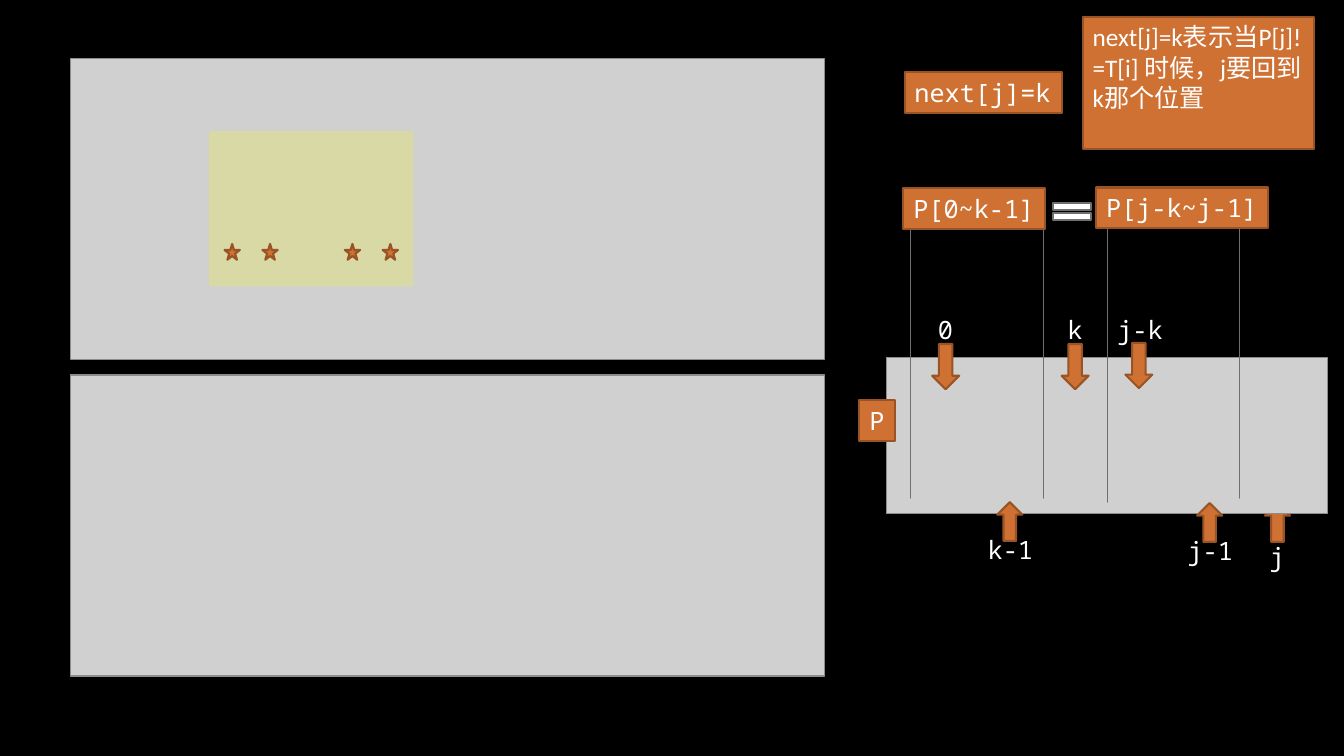
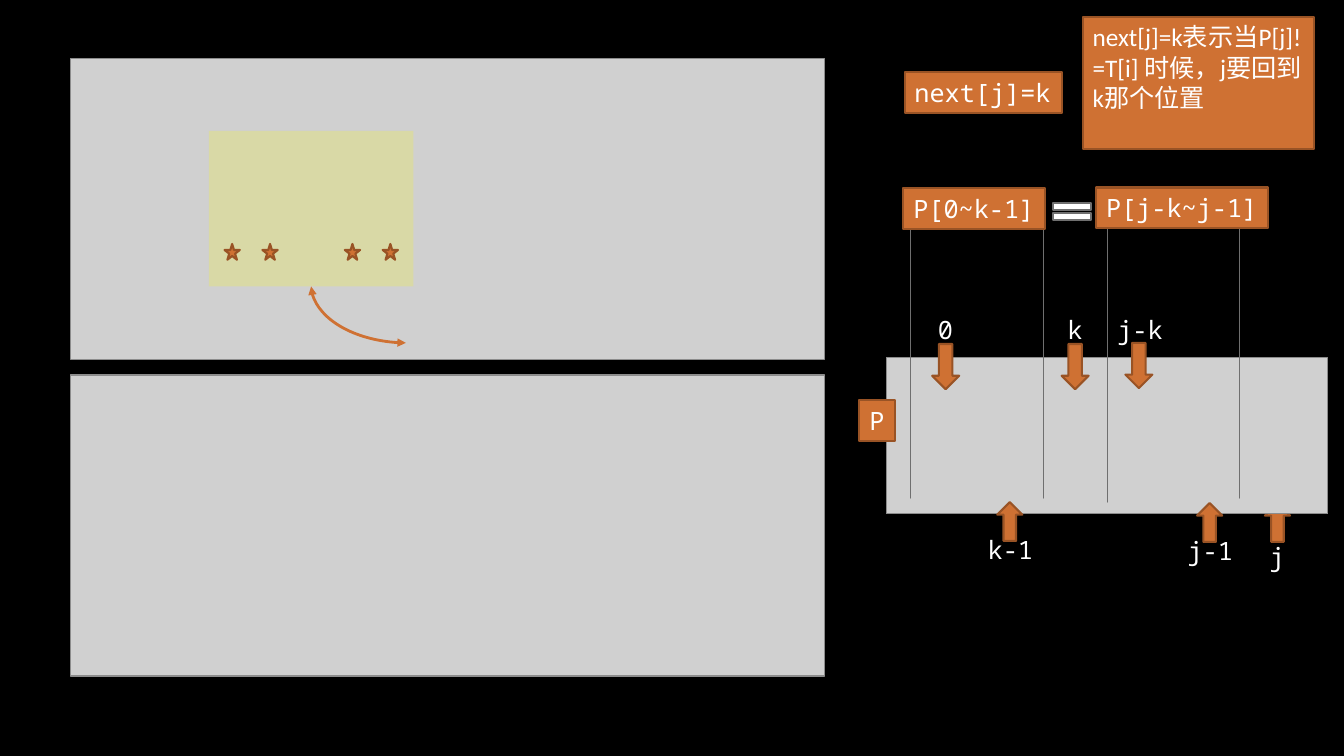
Before and after one commit to gzshawnliang/competitive-programming, a slide deck: slide 11 of doc/Other/KMP算法.pptx (slide 9 before the commit). Drawn at 1344x756 pixels with LibreOffice and Linux fonts; fonts in the diff are those of the drawing; grey boxes stand for pictures; background and template pictures are left out. Boxes give left, top, right and bottom in pixels: in the first picture for what was removed or moved away, otherwise in the second. Text is boxed around its words. In the diff, an @@ line names an element or a change of style, - is before the commit and + after.

```diff
--- a/doc/Other/KMP算法.pptx
+++ b/doc/Other/KMP算法.pptx
@@ curved double arrow added from (312, 286) to (406, 343), #CF7133 2 pt @@
```
Also in this commit, not shown: 6 other slides changed, 3 slides added, 1 slide removed, 2 other files.
